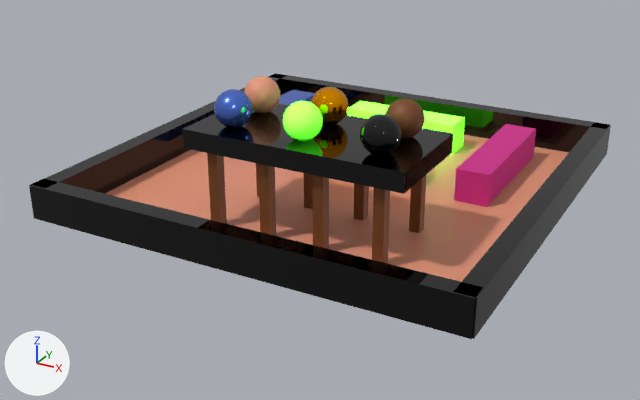
Renders of the glTF model assets/level2.gltf from each side of a commit.
The view is the same before and after, from a 50 mm lens placed at (22.7, -44.3, 20.6), pointed at (-0.3, -2.5, -0.3). Every picture has the same lights, and +X, +Y and +Z are marked at lower left. Vertices at the same position are counted once.

The scene before the commit, as lines of its bpy script (objects in view):
```python
mat_material_004 = principled_material('Material.004')
mat_material_004.base_color = (0.8, 10.46, 0.2)  # green #e7ff7c
mat_material_004.roughness = 0.0
me_sphere = bpy.data.meshes.new('Sphere')
me_sphere.from_pydata(...)  # 3032 vertices, 5966 faces; spans x -12.7..12.8, y -12.8..12.9, z -0.2..7.5
# faces by material slot: [962, 1020, 972, 972, 972, 12, 1056]
me_sphere.materials.append(mat_material_001)  # beige #e79678
me_sphere.materials.append(mat_material_007)  # black #000000
me_sphere.materials.append(mat_material_006)  # blue #5d7fe7
me_sphere.materials.append(mat_material_004)  # green #e7ff7c
me_sphere.materials.append(mat_material_003)  # orange #ffa600
me_sphere.materials.append(mat_material_005)  # pink #e755b1
me_sphere.materials.append(mat_material_002)  # brown #7c4a25
ob_sphere = bpy.data.objects.new('Sphere', me_sphere)
ob_sphere.location = (0.01, 0.01, -0.04)
```
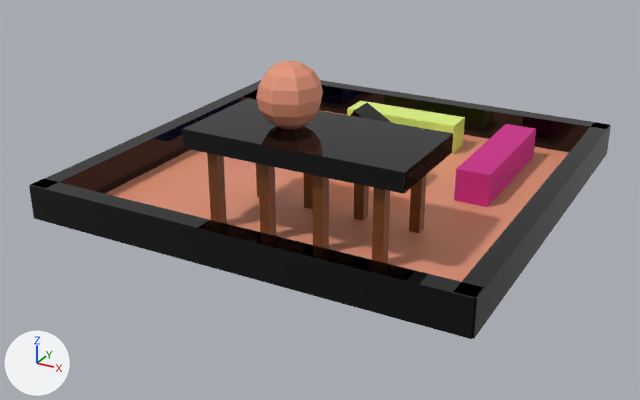
Location of each change, [x1, y1, x2, y2] in pixels of the pictures (640 x 400 px):
'Sphere', recoloured, reshaped: before [29, 73, 611, 339]; after [29, 61, 611, 339]
part 1 of me_sphere, added: after [256, 61, 323, 129]
part 2 of me_sphere, deleted: before [214, 76, 425, 156]
part 3 of me_sphere, added: after [351, 103, 392, 123]

The edits, one by one:
Material 'Material.004' (mat_material_004) changes colour from green #e7ff7c to green #e7ff7c; in linear values from (0.8, 10.46, 0.2) to (0.8, 1.0, 0.2).
me_sphere is used by ob_sphere; location (0.01, 0.01, -0.04).
Verts and faces of me_sphere; kept vertices keep their numbers, new ones are numbered from 3032.
me_sphere had 3032 vertices, 5966 faces and spanned x -12.7..12.8, y -12.8..12.9, z -0.2..7.5.
me_sphere now has 206 vertices, 330 faces and spans x -12.7..12.8, y -12.8..12.9, z -0.2..8.9.
me_sphere part 1: a new loose piece, a UV sphere (8 segments, 8 rings, poles along z) spanning x -1.8..1.8, y -8.0..-4.5, z 5.4..8.9, in mat_material_001 (beige #e79678).
me_sphere part 2: 6 loose pieces with 2892 vertices, spanning x -3.6..6.9, y -8.7..-3.9, z 5.5..7.5, are deleted.
Part 3, on me_sphere:
New vertex 3032 is at (-2.2, 5.1, 2.4), pixel (349, 116).
New vertex 3033 is at (-2.0, 5.1, 2.8), pixel (353, 110).
New vertex 3034 is at (1.9, 5.1, -0.1).
New vertex 3035 is at (2.2, 5.1, 0.3).
New vertices 3036 to 3039 stand at vertices 3032 to 3035, in that order, plus (0.0, 2.0, 0.0).
New faces: (3032, 3033, 3037), (3032, 3037, 3036), (3036, 3037, 3039), (3036, 3039, 3038), (3035, 3038, 3039), (3034, 3038, 3035) (mat_material_007 (black #000000)).
New faces: (3033, 3034, 3035), (3032, 3034, 3033), (3034, 3036, 3038), (3032, 3036, 3034), (3033, 3039, 3037), (3033, 3035, 3039) (mat_material_007 (black #000000)).
